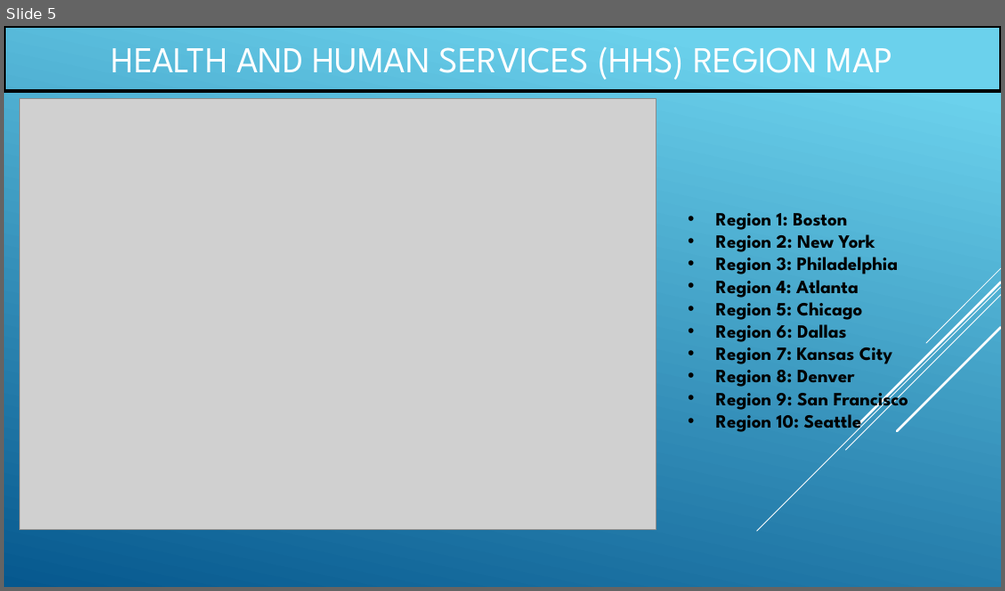
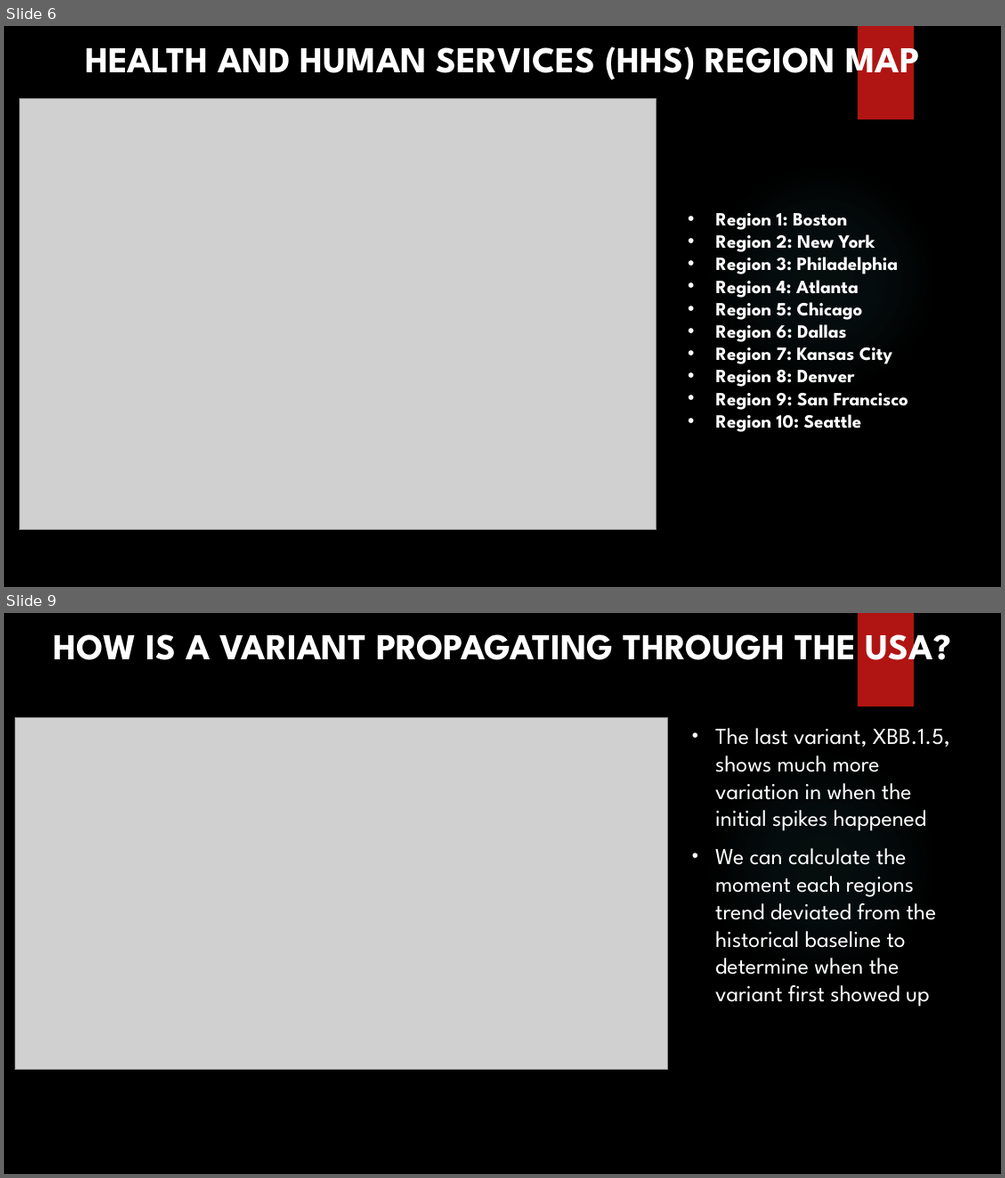
Before and after one commit to mcmonte95/Covid-Variant-Exploration-Project, a slide deck: Results/PresentationSlidedeck_V1.pptx. Shown one above the other, each under a label of ours: slide 5 before the commit, slides 6 and 9 after it; the slides between them are not shown. The pictures are 1005x591 and 1005x1178 pixels, drawn with LibreOffice and Linux fonts; fonts in the diff are those of the drawing; grey boxes stand for pictures; background and template pictures are left out. Boxes give left, top, right and bottom in pixels: in the first picture for what was removed or moved away, otherwise in the second. Text is boxed around its words. In the diff, an @@ line names an element or a change of style, - is before the commit and + after.

```diff
--- a/Results/PresentationSlidedeck_V1.pptx
+++ b/Results/PresentationSlidedeck_V1.pptx
@@ slide 9 added at <box>4,613,1001,1174</box>, background picture (left out); not listed: 2 template elements that a slide beside it also shows @@
@@ text added at <box>54,624,951,671</box>, 35.1 pt, text #FFFFFF, bold @@
+HOW IS A VARIANT PROPAGATING THROUGH THE USA?
@@ picture added at <box>16,718,668,1070</box> @@
@@ text added at <box>715,728,950,1006</box>, 22 pt, text #FFFFFF @@
+• The last variant, XBB.1.5, shows much more variation in when the initial spikes happened
+• We can calculate the moment each regions trend deviated from the historical baseline to determine when the variant first showed up
@@ what was slide 5 is now slide 6 @@
@@ slide 6 changed as well @@
@@ background gradient #6ED2EB to #06588E to picture (left out) @@
@@ text "HEALTH AND HUMAN SERVICES (HHS) ...": place and size @@
-text "HEALTH AND HUMAN SERVICES (HHS) ..." at <box>4,26,1001,91</box>
+text "HEALTH AND HUMAN SERVICES (HHS) ..." at <box>85,37,920,84</box>
@@ text "HEALTH AND HUMAN SERVICES (HHS) ..." at <box>85,37,920,84</box>: bold on; outline #000000 3 pt to none @@
@@ rectangle added at <box>858,26,914,119</box>, fill #B01513 @@
@@ ellipse added at <box>708,163,938,394</box>, fill gradient #50B9C1 @@
@@ text "Region 1: Boston" at <box>716,213,909,432</box>: text colour #000000 to #FFFFFF @@
@@ group removed at <box>757,268,1001,531</box>: 5 lines @@
```
Also in this commit, not shown: 4 other slides changed, 5 other slides added, 2 slides removed, 1 other file.
